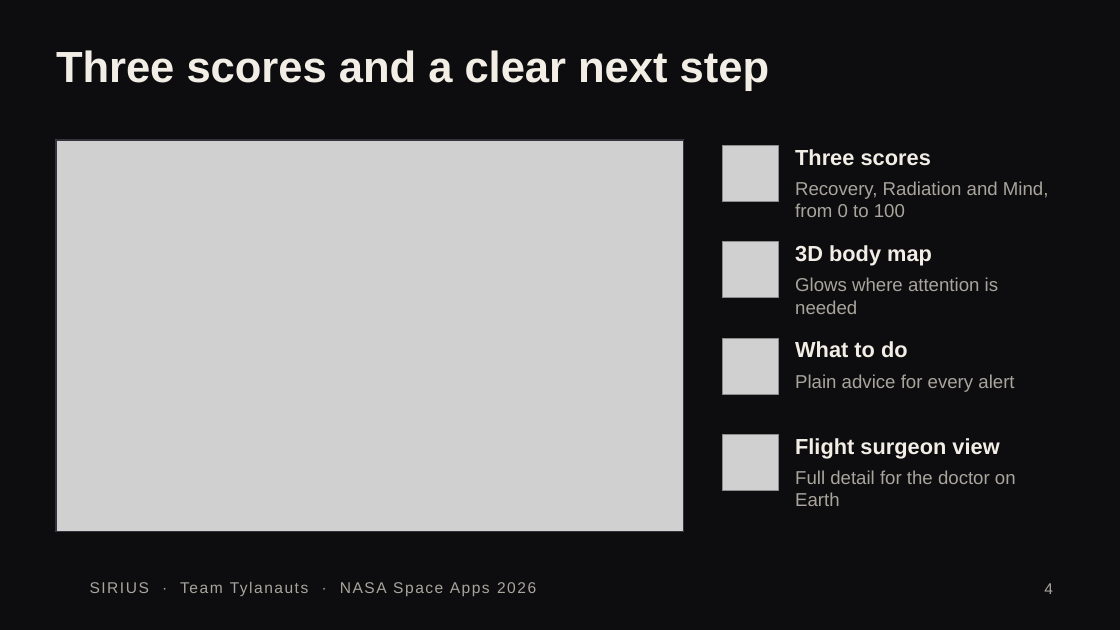
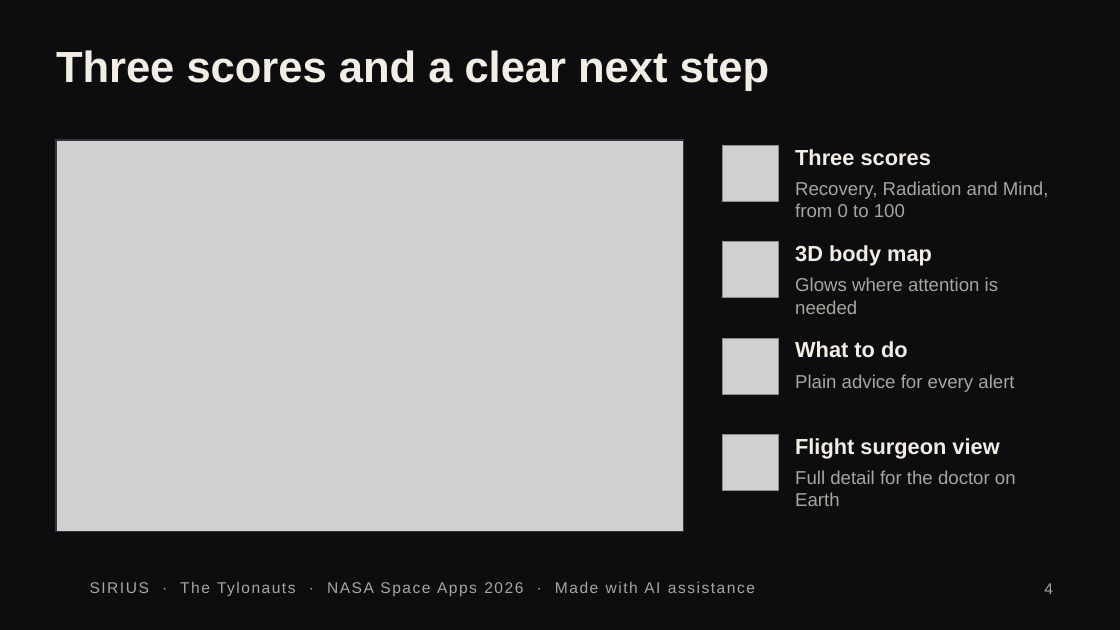
Before and after one commit to Abdulla-AlBassam/space-apps-hackathon-tylanauts, a slide deck: slide 4 of docs/pitch/Sirius_demo_deck.pptx. Drawn at 1120x630 pixels with LibreOffice and Linux fonts; fonts in the diff are those of the drawing; grey boxes stand for pictures; background and template pictures are left out. Boxes give left, top, right and bottom in pixels: in the first picture for what was removed or moved away, otherwise in the second. Text is boxed around its words. In the diff, an @@ line names an element or a change of style, - is before the commit and + after.

```diff
--- a/docs/pitch/Sirius_demo_deck.pptx
+++ b/docs/pitch/Sirius_demo_deck.pptx
@@ text at (90, 581, 660, 596): text changed @@
-SIRIUS · Team Tylanauts · NASA Space Apps 2026
+SIRIUS · The Tylonauts · NASA Space Apps 2026 · Made with AI assistance
```
Also in this commit, not shown: 6 other slides changed, 17 other files.
